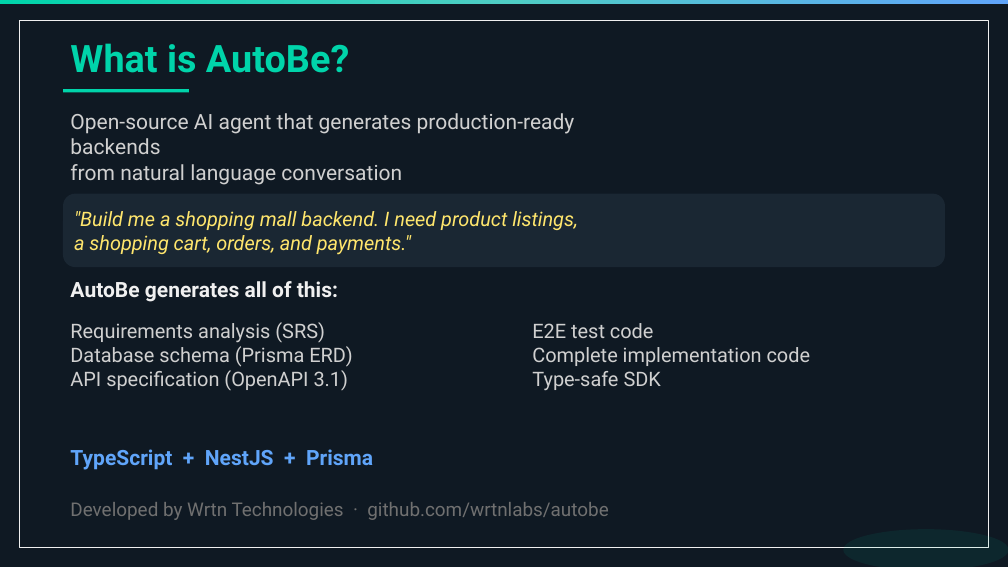
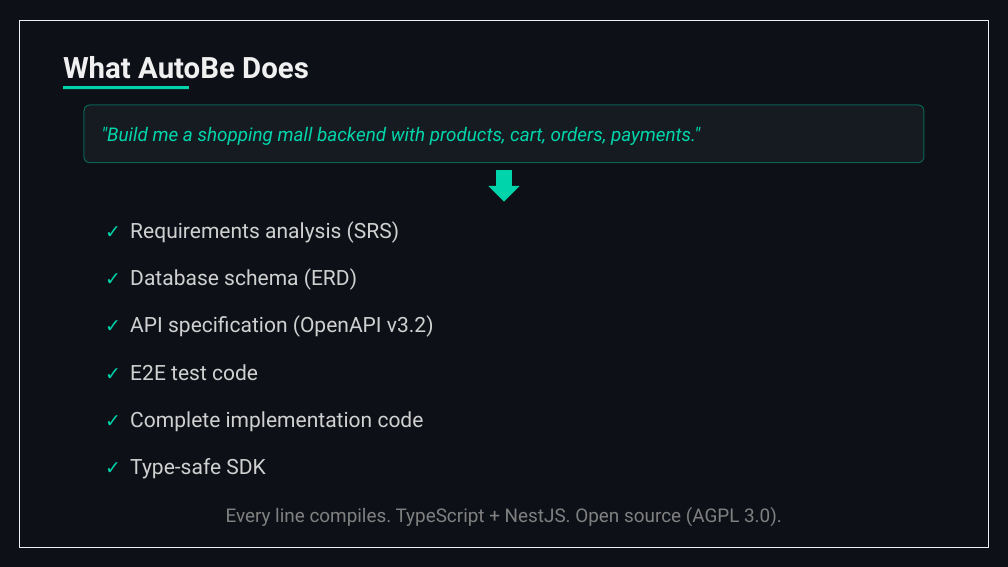
Before and after one commit to wrtnlabs/autobe, a slide deck: slide 9 of website/public/seminars/20260326-qwen-meetup-korea.pptx (slide 6 before the commit). Drawn at 1008x567 pixels with LibreOffice and Linux fonts; fonts in the diff are those of the drawing. Boxes give left, top, right and bottom in pixels: in the first picture for what was removed or moved away, otherwise in the second. Text is boxed around its words. In the diff, an @@ line names an element or a change of style, - is before the commit and + after.

```diff
--- a/website/public/seminars/20260326-qwen-meetup-korea.pptx
+++ b/website/public/seminars/20260326-qwen-meetup-korea.pptx
@@ background #0F1923 to #0D1117 @@
@@ rectangle removed at bbox=[0, 0, 1008, 5] @@
@@ rectangle at bbox=[19, 20, 988, 547]: fill #0F1923 to #0D1117 @@
@@ text at bbox=[63, 56, 309, 79]: text changed; size 36 to 28 pt; text colour #00D4AA to #F0F0F0 @@
-What is AutoBe?
+What AutoBe Does
@@ text "What AutoBe Does" at bbox=[63, 56, 309, 79]: vertical alignment top to bottom @@
@@ text removed at bbox=[70, 113, 575, 185] @@
-Open-source AI agent that generates production-ready backends
-from natural language conversation
@@ rounded rectangle ""Build me a shopping mall ...": place and size @@
-rounded rectangle ""Build me a shopping mall ..." at bbox=[63, 194, 945, 267]
+rounded rectangle ""Build me a shopping mall ..." at bbox=[84, 105, 924, 163]
@@ rounded rectangle ""Build me a shopping mall ..." at bbox=[84, 105, 924, 163]: fill #1A2733 to #161B22; outline none to #00D4AA 1 pt; proportions changed @@
@@ text in rounded rectangle at bbox=[101, 127, 700, 145]: text changed; size 19 to 18 pt; text colour #FFE66D to #00D4AA @@
-"Build me a shopping mall backend. I need product listings,
-a shopping cart, orders, and payments."
+"Build me a shopping mall backend with products, cart, orders, payments."
@@ down arrow added at bbox=[488, 170, 520, 202], fill #00D4AA @@
@@ text added at bbox=[130, 221, 399, 243], 20 pt, text #D0D0D0 @@
+✓ Requirements analysis (SRS)
@@ text added at bbox=[130, 268, 357, 290], 20 pt, text #D0D0D0 @@
+✓ Database schema (ERD)
@@ text removed at bbox=[70, 281, 338, 302] @@
-AutoBe generates all of this:
@@ text removed at bbox=[70, 322, 353, 390] @@
-Requirements analysis (SRS)
-Database schema (Prisma ERD)
-API specification (OpenAPI 3.1)
@@ text added at bbox=[130, 315, 434, 337], 20 pt, text #D0D0D0 @@
+✓ API specification (OpenAPI v3.2)
@@ text "✓ E2E test code" at bbox=[130, 364, 258, 380]: vertical alignment top to middle @@
@@ text at bbox=[130, 364, 258, 380]: text changed; size 19 to 20 pt @@
-E2E test code
-Complete implementation code
-Type-safe SDK
+✓ E2E test code
@@ text added at bbox=[130, 411, 424, 432], 20 pt, text #D0D0D0 @@
+✓ Complete implementation code
@@ text removed at bbox=[70, 449, 373, 470] @@
-TypeScript + NestJS + Prisma
@@ text added at bbox=[130, 458, 265, 479], 20 pt, text #D0D0D0 @@
+✓ Type-safe SDK
@@ text removed at bbox=[70, 502, 608, 520] @@
-Developed by Wrtn Technologies · github.com/wrtnlabs/autobe
@@ text added at bbox=[226, 507, 782, 526], 18 pt, text #808080 @@
+Every line compiles. TypeScript + NestJS. Open source (AGPL 3.0).
@@ ellipse removed at bbox=[843, 529, 1008, 567] @@
```
Also in this commit, not shown: 35 other slides changed, 26 slides added, 35 slides removed, 2 other files.
